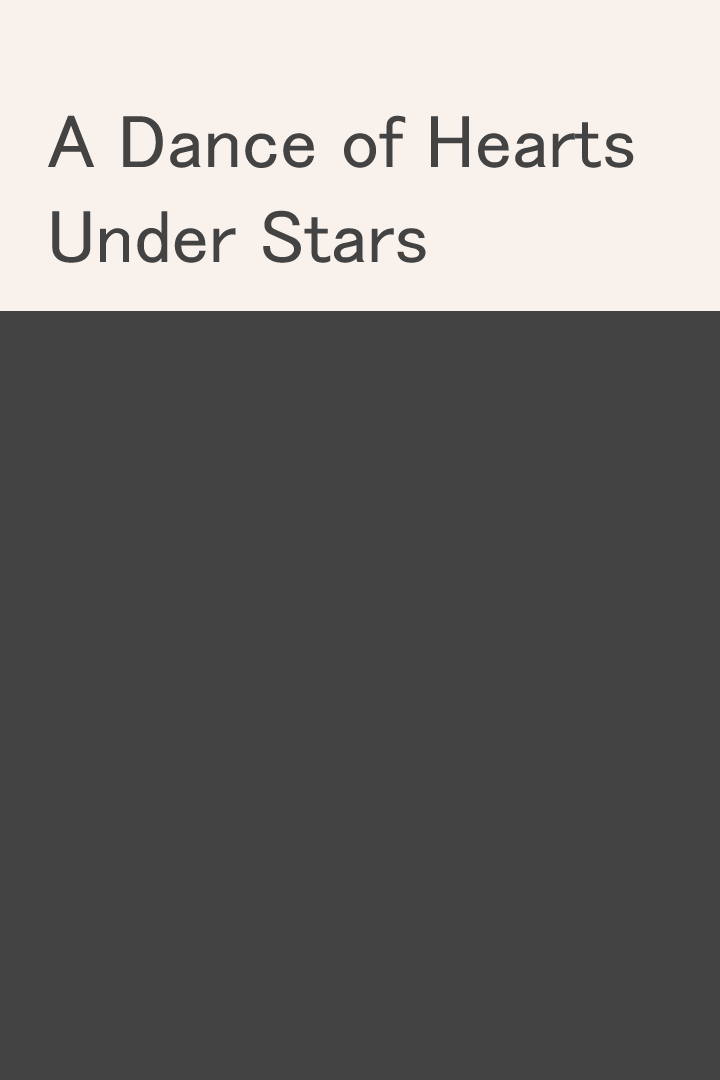
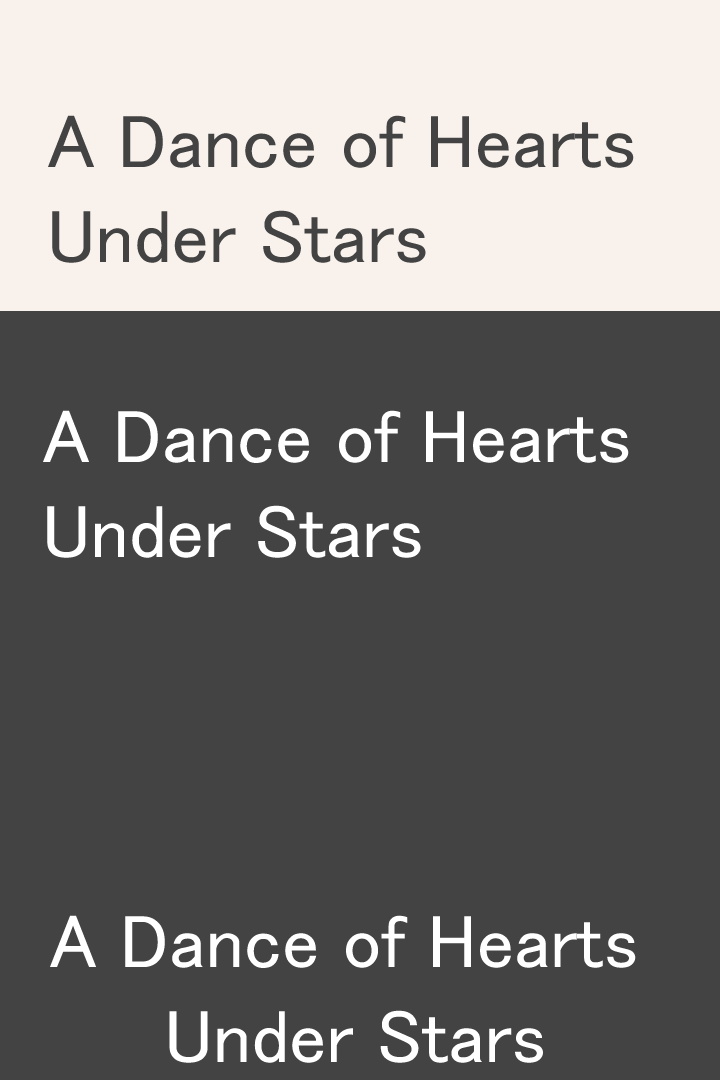
Revision of a layered w=720, h=1080 image; what changed, layer by layer:
added group "Caption2" with 2 layers above "Caption1" over bbox(50, 915, 636, 1063)
added layer "A Dance of Hearts Under Stars" (1st of 6, in "Caption2") in group "Caption2" over bbox(50, 915, 636, 1063)
added group "Caption1" with 2 layers above "Title" over bbox(43, 410, 629, 558)
added layer "A Dance of Hearts Under Stars" (3rd of 6, in "Caption1") in group "Caption1" over bbox(43, 410, 629, 558)
added group "Image" with 1 layers above "Background" over bbox(43, 410, 636, 1063)
added layer "Image1" in group "Image" over bbox(43, 410, 636, 1063)
added group "Background" with 1 layers above "用紙" over bbox(43, 410, 636, 1063)
added layer "Background1" in group "Background" over bbox(43, 410, 636, 1063)
added layer "用紙" over bbox(43, 410, 636, 1063)
